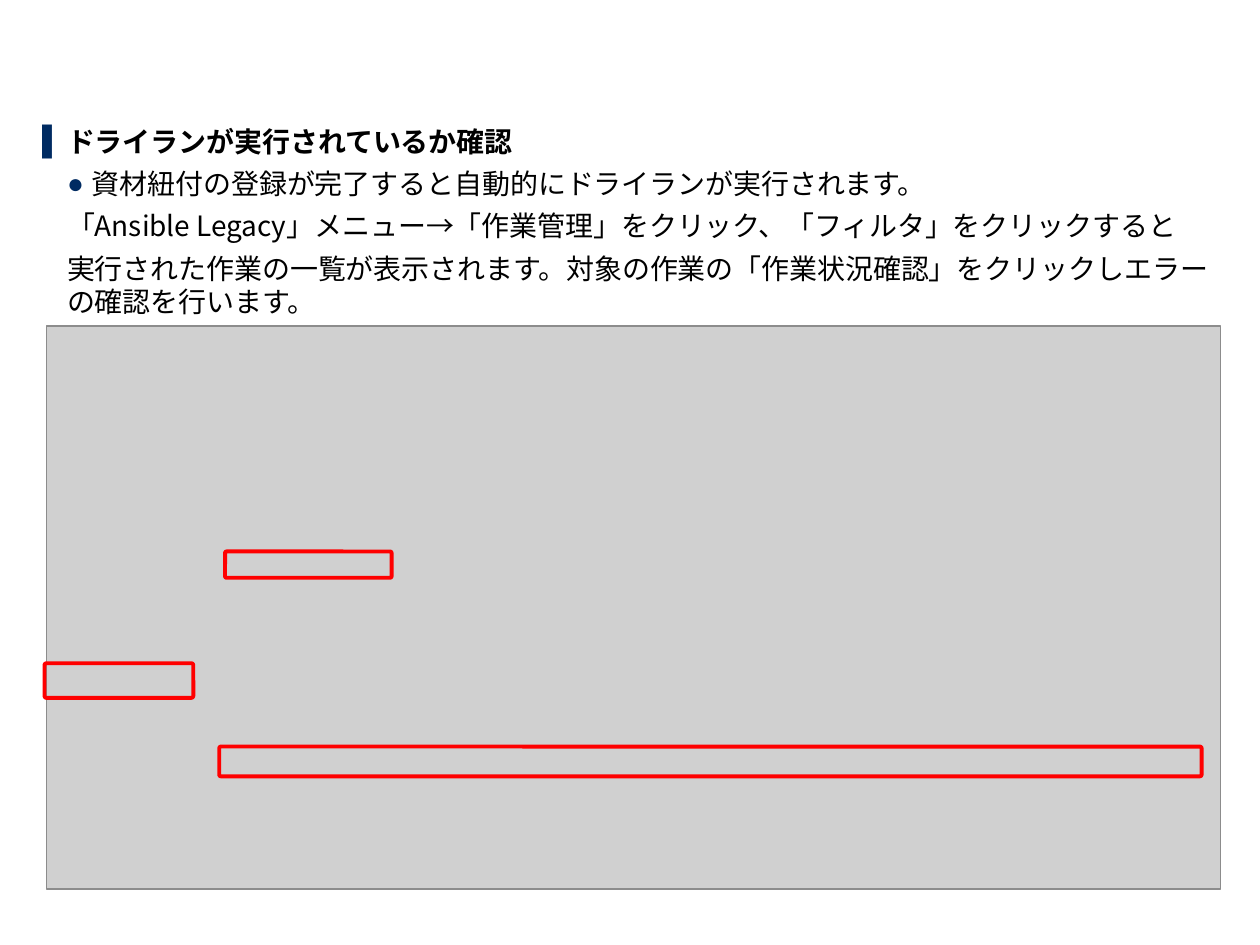
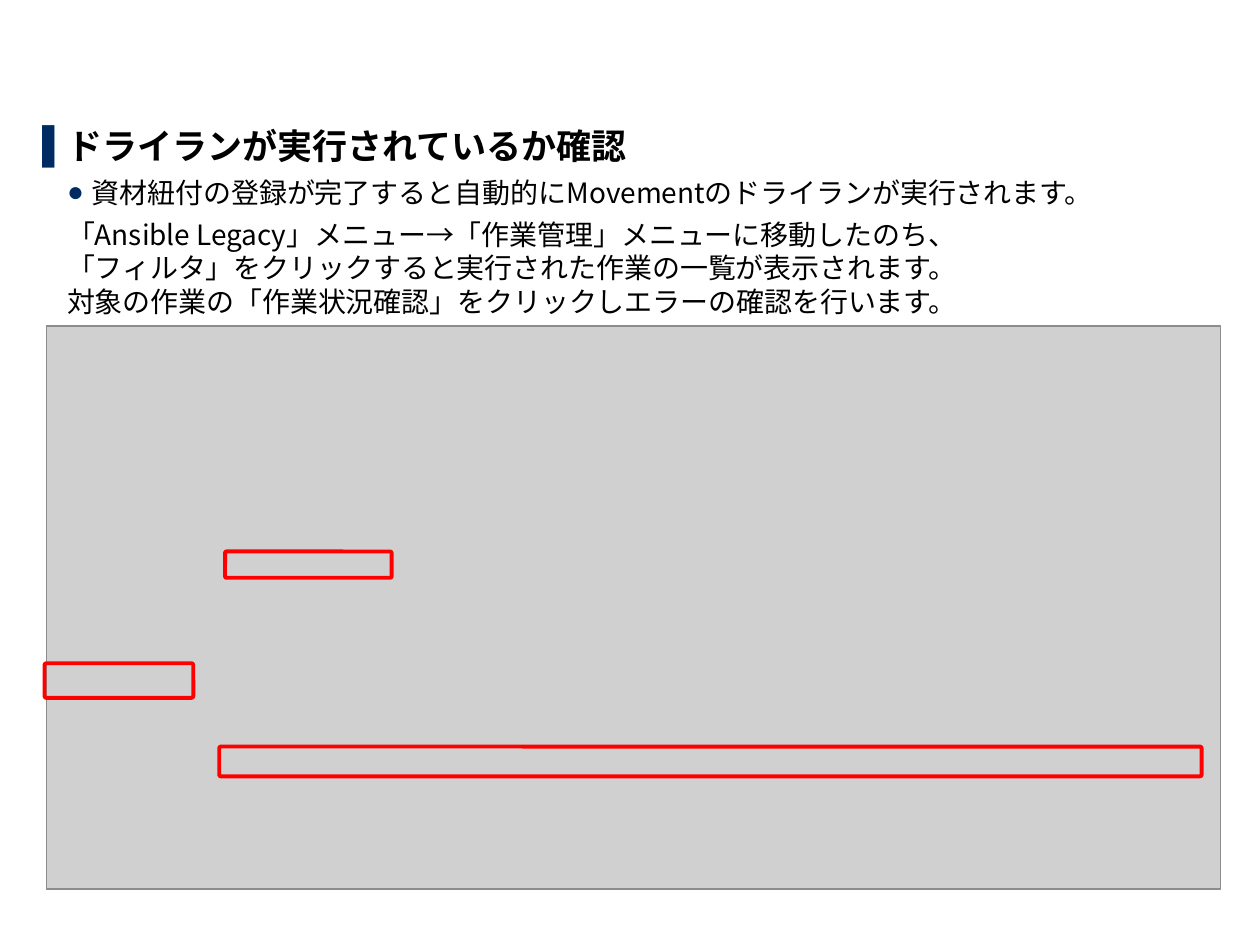
Before and after one commit to exastro-suite/it-automation-docs, a slide deck: slide 15 of asset/Learn_ja/ITA-CICD_for_IaC_practice_ja.pptx. Drawn at 1260x945 pixels with LibreOffice and Linux fonts; fonts in the diff are those of the drawing; grey boxes stand for pictures; background and template pictures are left out. Boxes give left, top, right and bottom in pixels: in the first picture for what was removed or moved away, otherwise in the second. Text is boxed around its words. In the diff, an @@ line names an element or a change of style, - is before the commit and + after.

```diff
--- a/asset/Learn_ja/ITA-CICD_for_IaC_practice_ja.pptx
+++ b/asset/Learn_ja/ITA-CICD_for_IaC_practice_ja.pptx
@@ text at <box>67,129,627,163</box>: size 16 to 20 pt in "ドライランが実行されているか確認" @@
@@ text at <box>67,179,1093,315</box>: text changed @@
-  ● 資材紐付の登録が完了すると自動的にドライランが実行されます。
-  「Ansible Legacy」メニュー→「作業管理」をクリック、「フィルタ」をクリックすると
-  実行された作業の一覧が表示されます。対象の作業の「作業状況確認」をクリックしエラーの確認を行います。
+  ● 資材紐付の登録が完了すると自動的にMovementのドライランが実行されます。
+  「Ansible Legacy」メニュー→「作業管理」メニューに移動したのち、
+  「フィルタ」をクリックすると実行された作業の一覧が表示されます。
+  対象の作業の「作業状況確認」をクリックしエラーの確認を行います。
```
Also in this commit, not shown: 16 other slides changed, 3 other files.
